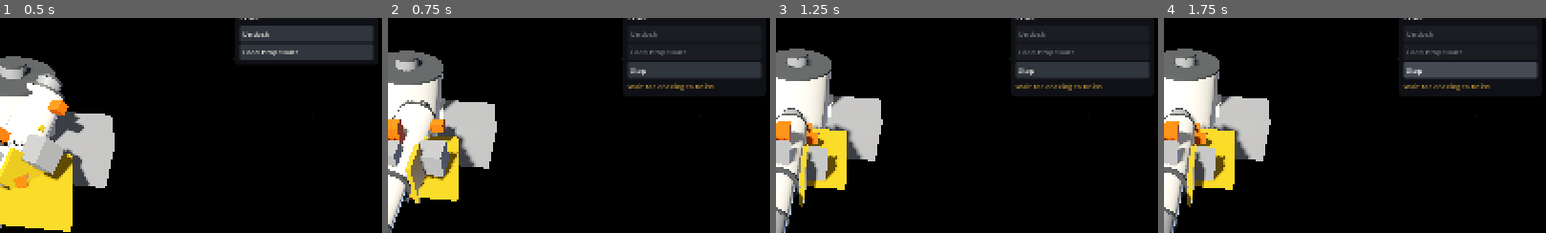
Above: before the commit, frames 1-4 (left to right).
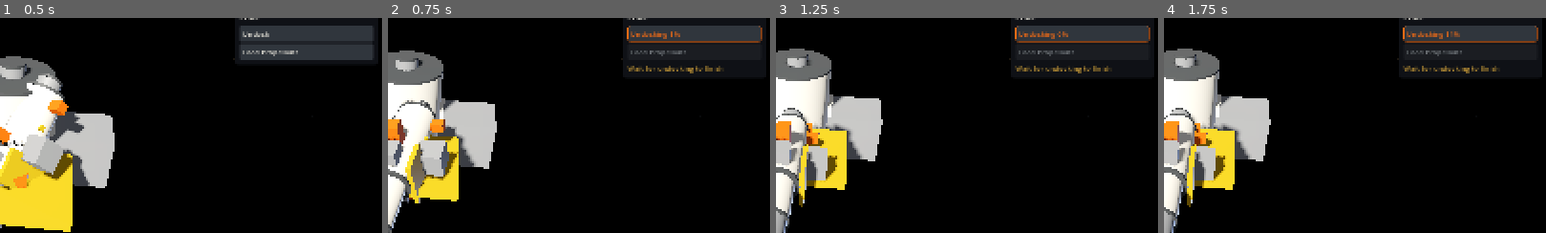
Above: after the commit, the same moments.

Repository: Tunje/spacejunk
Game: Godot game, scene res://client/main.tscn
Same seed, same stepped clock (60 frames per second), same inputs: the game is played once before the commit and once after it.
Inputs (mouse positions are % of the whole screen's width and height, from its top left):
- Up to frame 1 (0.5 s): no input
- Up to frame 2 (0.75 s): click "Undock" at 0.5 s
- Up to frame 3 (1.25 s): no input
- Up to frame 4 (1.75 s): click (90, 23) at 1.25 s, where only the run before the commit has a clickable "Stop"
The pictures show only the part of the screen within x 50-100%, y 11-61%; the shares and areas given below are measured in that part.

Frame 1 is identical in both runs. In frame 2, 6.0% of the frame differs, in the area x 62-98%, y 3-34%; in frame 3, 6.0%; in frame 4, 6.0%.

Commit message:
Show dock and undock progress on the order button, and add real-mouse tests
The Undock button read as refused for the whole operation. It now shows
the operation's progress in orange, from the click on, even when paused.
busy_docking is worded from the view's op type, Stop is only offered during
an atomic operation when it can end a cycle, and tests/client drives the
main scene with real mouse events.

Co-Authored-By: Claude Opus 5.5 <noreply@anthropic.com>

Diff:
--- a/client/ui/client_theme.gd
+++ b/client/ui/client_theme.gd
@@ -45,6 +45,14 @@
 	return box
 
 
+## A button whose order is under way, so it does not read as refused.
+static func running_button() -> StyleBoxFlat:
+	var box := _box(BUTTON, 4, 6)
+	box.set_border_width_all(1)
+	box.border_color = ORANGE
+	return box
+
+
 ## An empty box that stays visible on dark panels.
 static func _outline_box_icon() -> ImageTexture:
 	var image := Image.create(CHECK_ICON_PX, CHECK_ICON_PX, false, Image.FORMAT_RGBA8)
--- a/client/ui/order_list.gd
+++ b/client/ui/order_list.gd
@@ -4,6 +4,8 @@
 
 const SHOWN_KIND_ASTEROID := "asteroid"
 const PROPELLANT_CLASS := "propellant"
+## Orders whose operation always runs to its end (autonomy.md section 4), and that operation.
+const ATOMIC_OPS: Dictionary = { "dock": "docking", "undock": "undocking" }
 
 
 static func build(view: Dictionary, modules: Dictionary, items: Dictionary, commanded: int,
@@ -25,9 +27,28 @@
 	if not unit["dock"].is_empty():
 		_add(orders, "Undock", commanded, "undock", {})
 		_add_transfer_orders(orders, view, items, commanded)
-	if unit["op"]["type"] != "idle":
+	_add_stop_order(orders, view, commanded)
+	return orders
+
+
+## Stop cannot end an atomic operation, so it is offered then only to end a cycle.
+## Docking keeps its row with any selection, so its progress is always on show.
+static func _add_stop_order(orders: Array[Dictionary], view: Dictionary, commanded: int) -> void:
+	var unit: Dictionary = view["units"][commanded]
+	var op_type: String = unit["op"]["type"]
+	if op_type == "idle":
+		return
+	if not ATOMIC_OPS.values().has(op_type):
 		_add(orders, "Stop", commanded, "stop", {})
-	return orders
+		return
+	if op_type == ATOMIC_OPS["dock"] and not orders.any(_is_dock_order):
+		_add(orders, "Dock", commanded, "dock", {})
+	if not CyclePlan.running_cycle(unit, view).is_empty():
+		_add(orders, "Stop cycle", commanded, "stop", {}, "Stop")
+
+
+static func _is_dock_order(order: Dictionary) -> bool:
+	return order["command"]["type"] == "dock"
 
 
 ## Unload everything aboard except propellant, and refill from the host what
--- a/client/ui/order_panel.gd
+++ b/client/ui/order_panel.gd
@@ -12,6 +12,9 @@
 var _items: Dictionary = {}
 var _orders: Array[Dictionary] = []
 var _buttons: Dictionary = {}
+## An atomic order just pressed, shown as started until the next tick runs it.
+var _clicked_key := ""
+var _clicked_tick := 0
 
 var _commanded_label: Label
 var _status_label: Label
@@ -56,6 +59,8 @@
 	var view: Dictionary = bridge.current_view
 	var commanded: int = local_view.commanded_unit
 	var unit: Dictionary = view["units"].get(commanded, {})
+	if view["tick"] != _clicked_tick:
+		_clicked_key = ""
 	_commanded_label.text = "Orders: %s" % unit.get("name", "no craft")
 	_status_label.text = _status_of(unit)
 	_selection_label.text = _selection_title(view)
@@ -93,16 +98,50 @@
 			button.pressed.connect(_issue.bind(key))
 			_button_box.add_child(button)
 			_buttons[key] = button
+		var shown: Button = _buttons[key]
+		var progress := _progress_text(order)
+		_show_running(shown, not progress.is_empty())
+		_button_box.move_child(shown, index)
+		if not progress.is_empty():
+			shown.text = progress
+			shown.disabled = true
+			shown.tooltip_text = ""
+			continue
 		var check: Dictionary = bridge.check(order["command"])
-		var shown: Button = _buttons[key]
 		shown.text = order["label"]
 		shown.disabled = not check["ok"]
-		shown.tooltip_text = "" if check["ok"] else OrderText.reason(check["reason"], check["detail"])
-		_button_box.move_child(shown, index)
+		shown.tooltip_text = "" if check["ok"] else _refusal_text(check)
 		if why.is_empty() and not check["ok"]:
 			why = shown.tooltip_text
 	_why_label.text = why
 	_why_label.visible = not why.is_empty()
+
+
+func _refusal_text(check: Dictionary) -> String:
+	if check["reason"] == "busy_docking":
+		return OrderText.busy(bridge.current_view["units"][local_view.commanded_unit]["op"]["type"])
+	return OrderText.reason(check["reason"], check["detail"])
+
+
+## What an atomic order's button reads while it runs, or "" for any other order.
+func _progress_text(order: Dictionary) -> String:
+	var op_type: String = OrderList.ATOMIC_OPS.get(order["command"]["type"], "")
+	if op_type.is_empty():
+		return ""
+	var op: Dictionary = bridge.current_view["units"][local_view.commanded_unit]["op"]
+	if op["type"] == op_type:
+		return _op_text(op)
+	return "%s 0%%" % OrderText.operation(op_type) if order["key"] == _clicked_key else ""
+
+
+## A refused button is grey, so one that is running has to look different.
+func _show_running(button: Button, running: bool) -> void:
+	if running:
+		button.add_theme_stylebox_override("disabled", ClientTheme.running_button())
+		button.add_theme_color_override("font_disabled_color", ClientTheme.ORANGE)
+	else:
+		button.remove_theme_stylebox_override("disabled")
+		button.remove_theme_color_override("font_disabled_color")
 
 
 func _issue(key: String) -> void:
@@ -110,6 +149,10 @@
 		if order["key"] == key:
 			bridge.submit(order["command"])
 			order_issued.emit(order["command"])
+			if OrderList.ATOMIC_OPS.has(order["command"]["type"]):
+				_clicked_key = key
+				_clicked_tick = bridge.current_view["tick"]
+				refresh()
 			return
 
 
@@ -123,14 +166,18 @@
 func _status_of(unit: Dictionary) -> String:
 	if unit.is_empty():
 		return ""
-	var op: Dictionary = unit["op"]
+	var text := _op_text(unit["op"])
+	if not unit["dock"].is_empty():
+		text += ", docked"
+	return text
+
+
+func _op_text(op: Dictionary) -> String:
 	var text := OrderText.operation(op["type"])
 	if op["end_tick"] > op["start_tick"]:
 		var total: int = op["end_tick"] - op["start_tick"]
 		var done: int = clampi(bridge.current_view["tick"] - op["start_tick"], 0, total)
 		text += " %d%%" % (done * 100 / total)
-	if not unit["dock"].is_empty():
-		text += ", docked"
 	return text
 
 
--- a/client/ui/order_text.gd
+++ b/client/ui/order_text.gd
@@ -10,7 +10,7 @@
 	"unknown_scenario": "The save names an unknown scenario",
 	"version_mismatch": "The save is from a different version",
 	"bad_cycle": "That cycle is not valid",
-	"busy_docking": "Wait for docking to finish",
+	"busy_docking": "Wait for the craft to finish at the port",
 	"connector_occupied": "That connector is already in use",
 	"connector_size_mismatch": "Connector sizes do not match",
 	"connector_type_mismatch": "Connector types do not match",
@@ -81,6 +81,11 @@
 	return OPERATIONS.get(code, code.capitalize())
 
 
+## `busy_docking` covers both directions, so the operation comes from the view.
+static func busy(op_type: String) -> String:
+	return "Wait for %s to finish" % operation(op_type).to_lower()
+
+
 static func metres(mm: int) -> String:
 	if mm >= 1000000:
 		return "%.1f km" % (mm / 1000000.0)
--- /dev/null
+++ b/tests/client/test_dock_progress.gd
@@ -0,0 +1,171 @@
+extends GutTest
+## What the order panel shows while a craft docks or undocks, on the real Sim.
+
+var main: Node
+var bridge: SimBridge
+var view: LocalView
+var panel: OrderPanel
+var ship: int
+var station: int
+
+
+func before_each() -> void:
+	main = load("res://client/main.tscn").instantiate()
+	add_child_autofree(main)
+	bridge = main.get_node("Bridge")
+	bridge.set_paused(true)
+	bridge.set_speed(1)
+	view = main.get_node("LocalView")
+	panel = main.order_panel
+	ship = view.commanded_unit
+	var state := bridge.current_view
+	for id: int in state["units"]:
+		if id != ship:
+			station = id
+
+
+func _op_type() -> String:
+	return bridge.current_view["units"][ship]["op"]["type"]
+
+
+func _run_ticks(ticks: int) -> void:
+	bridge.set_paused(false)
+	for i in range(ticks):
+		bridge.advance(0.1)
+	bridge.set_paused(true)
+	panel.refresh()
+
+
+func _run_until_idle() -> void:
+	_run_ticks(1)
+	while _op_type() != "idle":
+		_run_ticks(10)
+
+
+## Leaves the ship free beside the station, with the station selected.
+func _undock_and_select_station() -> void:
+	panel.press("Undock")
+	_run_until_idle()
+	view.select("unit", station, 0)
+
+
+func test_undock_button_shows_progress_at_once_when_paused() -> void:
+	var button := panel.button_for("Undock")
+	assert_true(panel.press("Undock"))
+	assert_eq(button.text, "Undocking 0%")
+	assert_true(button.disabled, "a second click cannot queue it twice")
+
+
+func test_undock_button_reads_as_progress_not_a_refusal() -> void:
+	panel.press("Undock")
+	_run_ticks(31)
+	var button := panel.button_for("Undock")
+	assert_eq(_op_type(), "undocking")
+	assert_string_starts_with(button.text, "Undocking 3")
+	assert_eq(button.tooltip_text, "")
+	assert_eq(button.get_theme_color("font_disabled_color"), ClientTheme.ORANGE)
+	assert_ne(button.get_theme_stylebox("disabled"), ClientTheme.build().get_stylebox("disabled", "Button"))
+
+
+func test_other_orders_name_undocking_while_it_runs() -> void:
+	view.select("unit", station, 0)
+	panel.press("Undock")
+	_run_ticks(5)
+	assert_true(panel.button_for("Move to").disabled)
+	assert_eq(panel.button_for("Move to").tooltip_text, "Wait for undocking to finish")
+	assert_eq(panel._why_label.text, "Wait for undocking to finish")
+
+
+func test_other_orders_name_docking_while_it_runs() -> void:
+	_undock_and_select_station()
+	panel.press("Dock")
+	_run_ticks(5)
+	assert_eq(panel.button_for("Move to").tooltip_text, "Wait for docking to finish")
+	assert_eq(panel._why_label.text, "Wait for docking to finish")
+
+
+func test_dock_button_shows_progress() -> void:
+	_undock_and_select_station()
+	assert_true(panel.press("Dock"))
+	assert_eq(panel.button_for("Dock").text, "Docking 0%")
+	_run_ticks(21)
+	assert_string_starts_with(panel.button_for("Dock").text, "Docking 1")
+
+
+func test_docking_stays_on_show_when_the_selection_moves() -> void:
+	_undock_and_select_station()
+	panel.press("Dock")
+	_run_ticks(5)
+	view.select("", 0, 0)
+	assert_not_null(panel.button_for("Dock"))
+	assert_string_starts_with(panel.button_for("Dock").text, "Docking")
+
+
+func test_the_button_goes_back_to_normal_afterwards() -> void:
+	_undock_and_select_station()
+	panel.press("Dock")
+	_run_until_idle()
+	view.select("unit", ship, 0)
+	var undock := panel.button_for("Undock")
+	assert_eq(undock.text, "Undock")
+	assert_false(undock.disabled)
+	assert_false(undock.has_theme_stylebox_override("disabled"))
+
+
+func test_a_kept_button_loses_the_running_look() -> void:
+	var button := panel.button_for("Undock")
+	panel.press("Undock")
+	assert_true(button.has_theme_stylebox_override("disabled"))
+	panel._clicked_tick = -1
+	panel.refresh()
+	assert_same(panel.button_for("Undock"), button)
+	assert_eq(button.text, "Undock")
+	assert_false(button.has_theme_stylebox_override("disabled"))
+	assert_false(button.has_theme_color_override("font_disabled_color"))
+
+
+func test_the_plain_reason_never_names_one_direction() -> void:
+	assert_eq(OrderText.reason("busy_docking"), "Wait for the craft to finish at the port")
+
+
+func test_stop_is_not_offered_during_a_plain_undock() -> void:
+	panel.press("Undock")
+	_run_ticks(5)
+	assert_null(panel.button_for("Stop"))
+
+
+func test_stop_is_not_offered_during_a_plain_dock() -> void:
+	_undock_and_select_station()
+	panel.press("Dock")
+	_run_ticks(5)
+	assert_null(panel.button_for("Stop"))
+
+
+func test_a_stop_cannot_end_an_undock_on_the_real_sim() -> void:
+	panel.press("Undock")
+	_run_ticks(5)
+	bridge.submit({ "type": "stop", "unit": ship, "args": {} })
+	_run_ticks(2)
+	assert_eq(_op_type(), "undocking", "it runs on alone")
+	_run_until_idle()
+	assert_true(bridge.current_view["units"][ship]["dock"].is_empty())
+
+
+func test_stop_is_offered_as_stop_cycle_when_a_cycle_is_running() -> void:
+	var state: Dictionary = bridge.current_view.duplicate(true)
+	var unit: Dictionary = state["units"][ship]
+	unit["op"]["type"] = "undocking"
+	unit["cycle_task"] = 7
+	state["tasks"][7] = { "kind": "cycle" }
+	var orders := OrderList.build(state, bridge.defs()["modules"], bridge.defs()["items"], ship, "", 0)
+	var stop: Array[Dictionary] = orders.filter(func(order: Dictionary) -> bool: return order["key"] == "Stop")
+	assert_eq(stop.size(), 1)
+	assert_eq(stop[0]["label"], "Stop cycle")
+
+
+func test_stop_stays_plain_for_other_operations() -> void:
+	var state: Dictionary = bridge.current_view.duplicate(true)
+	state["units"][ship]["op"]["type"] = "mining"
+	var orders := OrderList.build(state, bridge.defs()["modules"], bridge.defs()["items"], ship, "", 0)
+	var labels: Array = orders.map(func(order: Dictionary) -> String: return order["label"])
+	assert_true(labels.has("Stop"))
--- /dev/null
+++ b/tests/client/test_real_mouse.gd
@@ -0,0 +1,139 @@
+extends GutTest
+## Drives the real main scene with mouse events through the viewport, so a button
+## that is covered or dead fails here. OrderPanel.press cannot see either. Events
+## are in local coordinates on purpose: the buttons report those in get_global_rect.
+
+var main: Node
+var bridge: SimBridge
+var view: LocalView
+var panel: OrderPanel
+var window: Window
+var _runner_filters: Dictionary = {}
+
+
+func before_all() -> void:
+	_set_runner_clickable(false)
+
+
+func after_all() -> void:
+	_set_runner_clickable(true)
+
+
+## GUT's own output window covers the screen, even headless. Only that is let through.
+func _set_runner_clickable(clickable: bool) -> void:
+	if clickable:
+		for control: Control in _runner_filters:
+			control.mouse_filter = _runner_filters[control]
+		return
+	for found: Node in get_window().find_children("*", "Control", true, false):
+		_runner_filters[found] = (found as Control).mouse_filter
+		(found as Control).mouse_filter = Control.MOUSE_FILTER_IGNORE
+
+
+func before_each() -> void:
+	main = load("res://client/main.tscn").instantiate()
+	add_child_autofree(main)
+	bridge = main.get_node("Bridge")
+	bridge.set_paused(true)
+	view = main.get_node("LocalView")
+	panel = main.order_panel
+	window = main.get_window()
+	await wait_process_frames(3)
+
+
+func _move(at: Vector2) -> void:
+	var motion := InputEventMouseMotion.new()
+	motion.position = at
+	motion.global_position = at
+	window.push_input(motion, true)
+	await wait_process_frames(2)
+
+
+func _click(at: Vector2) -> void:
+	await _move(at)
+	for down: bool in [true, false]:
+		var click := InputEventMouseButton.new()
+		click.button_index = MOUSE_BUTTON_LEFT
+		click.pressed = down
+		click.button_mask = MOUSE_BUTTON_MASK_LEFT if down else 0
+		click.position = at
+		click.global_position = at
+		window.push_input(click, true)
+		await wait_process_frames(2)
+
+
+## A button scrolled out of its list has no pixels to reach, so it is left out.
+func _on_screen(button: Button) -> bool:
+	if not button.is_visible_in_tree():
+		return false
+	var parent := button.get_parent()
+	while parent is Control:
+		if parent is ScrollContainer and not (parent as Control).get_global_rect().has_point(button.get_global_rect().get_center()):
+			return false
+		parent = parent.get_parent()
+	return true
+
+
+## Hovers every button showing and returns those the mouse could not reach.
+func _unreachable() -> Array[String]:
+	var missed: Array[String] = []
+	for found: Node in main.find_children("*", "Button", true, false):
+		var button := found as Button
+		if _on_screen(button):
+			await _move(button.get_global_rect().get_center())
+			if not button.is_hovered():
+				missed.append("%s under %s" % [button.text, window.gui_get_hovered_control()])
+	return missed
+
+
+func _sweep(label: String) -> void:
+	var count := 0
+	for found: Node in main.find_children("*", "Button", true, false):
+		if _on_screen(found as Button):
+			count += 1
+	assert_gt(count, 0, "%s shows buttons" % label)
+	assert_eq(await _unreachable(), [] as Array[String], label)
+
+
+func _rock() -> int:
+	var state: Dictionary = bridge.current_view
+	for id: int in state["bodies"]:
+		if state["bodies"][id]["kind"] == "asteroid":
+			return id
+	return 0
+
+
+func test_every_button_on_the_opening_screen_is_reachable() -> void:
+	await _sweep("opening screen")
+
+
+func test_every_button_with_a_rock_selected_is_reachable() -> void:
+	view.select("body", _rock(), 0)
+	await wait_process_frames(2)
+	await _sweep("rock selected")
+
+
+func test_every_button_on_the_side_screens_is_reachable() -> void:
+	for toggle: Callable in [main.toggle_fitting, main.toggle_industry, main.toggle_automation]:
+		toggle.call()
+		await wait_process_frames(2)
+		await _sweep(toggle.get_method())
+		toggle.call()
+		await wait_process_frames(2)
+
+
+func test_every_button_on_the_map_is_reachable() -> void:
+	main.toggle_map()
+	await wait_process_frames(2)
+	await _sweep("map")
+
+
+func test_clicking_undock_starts_the_undock() -> void:
+	var ship: int = view.commanded_unit
+	var button := panel.button_for("Undock")
+	await _click(button.get_global_rect().get_center())
+	assert_eq(button.text, "Undocking 0%", "the click shows before any tick")
+	bridge.set_paused(false)
+	bridge.advance(0.2)
+	bridge.set_paused(true)
+	assert_eq(bridge.current_view["units"][ship]["op"]["type"], "undocking")
Not shown, added: tests/client/test_dock_progress.gd.uid
Not shown, added: tests/client/test_real_mouse.gd.uid
